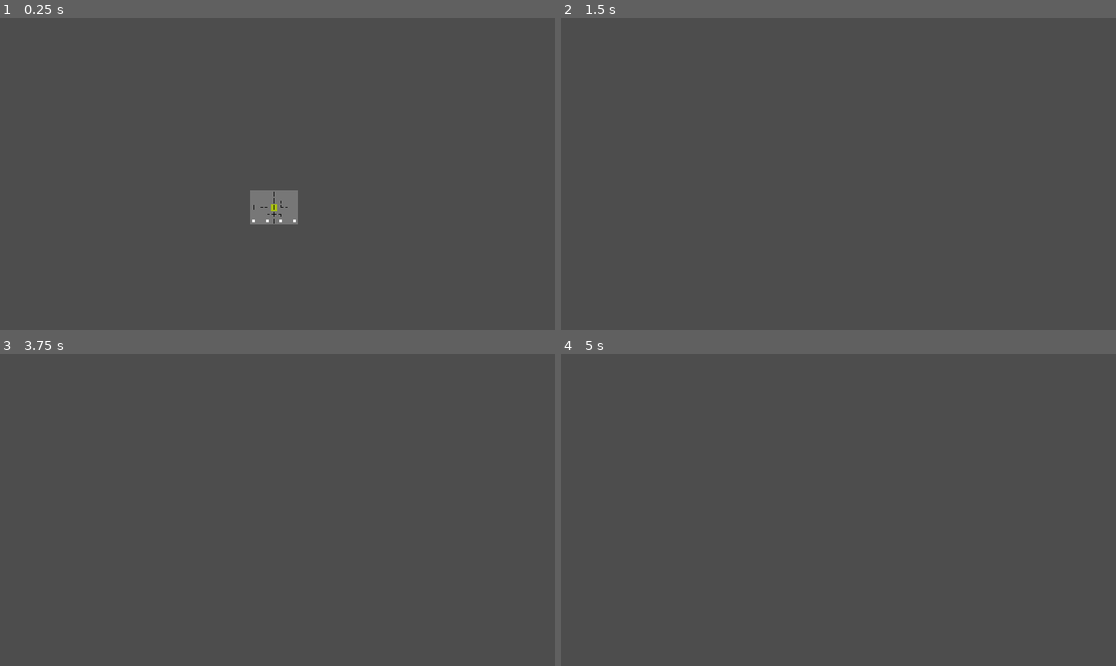
Above: before the commit, frames 1-4 (two rows, left to right).
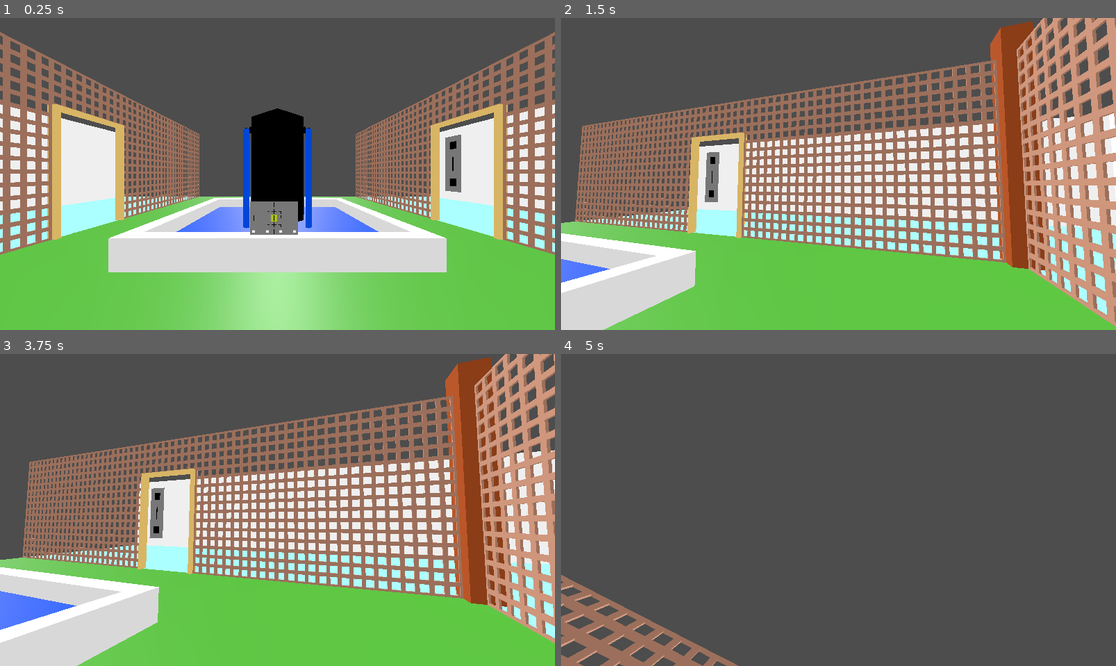
Above: after the commit, the same moments.

Repository: MarkRoss470/grid-puzzle-game
Game: Godot game, scene res://Main.tscn
Two runs of this game, one before a commit and one after it. Both use one fixed random seed, a clock stepped at 60 frames per second and the inputs below.
Inputs (mouse positions are in pixels of both pictures, inside the frame that each line leads up to):
- Up to frame 1 (0.25 s): no input
- Up to frame 2 (1.5 s): tap Enter at 0.5 s; move the mouse to (866, 174) at 0.52 s; hold W (move_forward) 0.53-1.28 s; tap Space (free_mouse) at 0.6 s; click (866, 174) at 0.67 s; tap R (reset) at 1.25 s; move the mouse to (727, 189) at 1.27 s; hold S (move_backward) from 1.28 s (still down); tap Ctrl (run) at 1.35 s
- Up to frame 3 (3.75 s): tap R (reset) at 2, 2.75, 3.5 s; move the mouse to (333, 441) at 2.02 s; release S (move_backward) at 2.03 s; hold D (move_right) 2.03-2.78 s; tap X at 2.1 s; move the mouse to (249, 572) at 2.77 s; hold W (move_forward) 2.78-3.53 s; tap Y at 2.85 s; click (249, 572) at 2.92 s; move the mouse to (444, 556) at 3.52 s; hold A (move_left) from 3.53 s (still down); tap Space (free_mouse) at 3.6 s
- Up to frame 4 (5 s): move the mouse to (794, 506) at 4.27 s; release A (move_left) at 4.28 s; hold W (move_forward) from 4.28 s (still down); tap Ctrl (run) at 4.35 s

The runs differ from the first frame. In frame 1, 67% of the frame differs, in the area x 0-100%, y 4-100%; in frame 2, 74%, in the area x 0-100%, y 0-100%; in frame 3, 72%; in frame 4, 3.2%.
Error before the commit: Cannot call method 'duplicate' on a null value. (res://scripts/Puzzle.gd:158)

Commit message:
Removed unused cube node

Diff:
--- a/Main.tscn
+++ b/Main.tscn
@@ -1,11 +1,9 @@
-[gd_scene load_steps=33 format=3 uid="uid://bfb4h625ijw6f"]
+[gd_scene load_steps=30 format=3 uid="uid://bfb4h625ijw6f"]
 
 [ext_resource type="Script" path="res://scripts/CharacterController.gd" id="1"]
 [ext_resource type="Script" path="res://scripts/Puzzle.gd" id="2"]
 [ext_resource type="Script" path="res://scripts/PuzzleTile.gd" id="3"]
 [ext_resource type="PackedScene" uid="uid://csn454ypieo0h" path="res://models/courtyard.glb" id="5"]
-[ext_resource type="PackedScene" path="res://addons/kenney_prototypes/assets/colors/green/scenes/prototype_green_01.tscn" id="6"]
-[ext_resource type="Script" path="res://scripts/PuzzleResponses/PuzzleResponseObjectMotion.gd" id="7"]
 
 [sub_resource type="CapsuleShape3D" id="4"]
 height = 1.5
@@ -108,9 +106,6 @@
 [sub_resource type="BoxShape3D" id="BoxShape3D_j73v0"]
 size = Vector3(1, 0.05, 0.9)
 
-[sub_resource type="BoxShape3D" id="17"]
-size = Vector3(100, 1.8, 100)
-
 [sub_resource type="BoxShape3D" id="37"]
 size = Vector3(20, 4, 0.25)
 
@@ -203,17 +198,6 @@
 [node name="CollisionShape3D" type="CollisionShape3D" parent="Tile/Area3D"]
 shape = SubResource("BoxShape3D_j73v0")
 
-[node name="TestCube" type="CharacterBody3D" parent="."]
-transform = Transform3D(1, 0, 0, 0, 1, 0, 0, 0, 1, -4, -2.05624, 2)
-script = ExtResource("7")
-displacement = Vector3(0, 5, 0)
-
-[node name="CollisionShape3D" type="CollisionShape3D" parent="TestCube"]
-transform = Transform3D(1, 0, 0, 0, 1, 0, 0, 0, 1, 1, 1, 1)
-shape = SubResource("17")
-
-[node name="PrototypeCube2" parent="TestCube" instance=ExtResource("6")]
-
 [node name="Courtyard" parent="." instance=ExtResource("5")]
 
 [node name="Collision" type="StaticBody3D" parent="Courtyard"]
